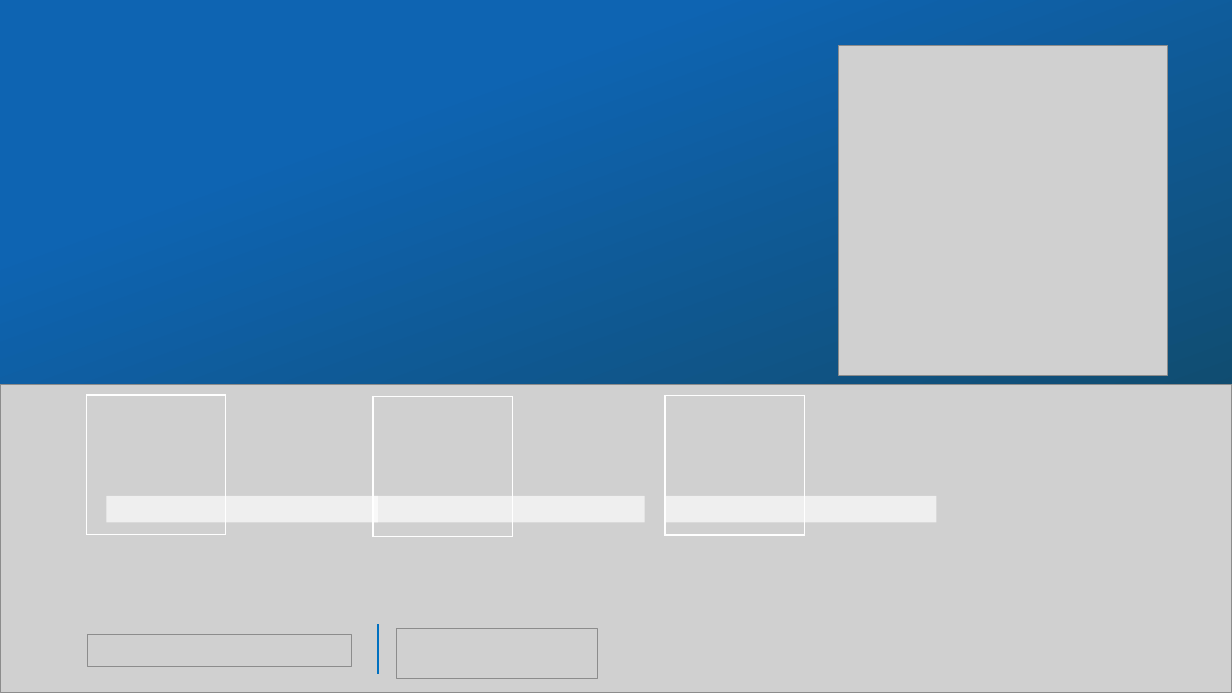
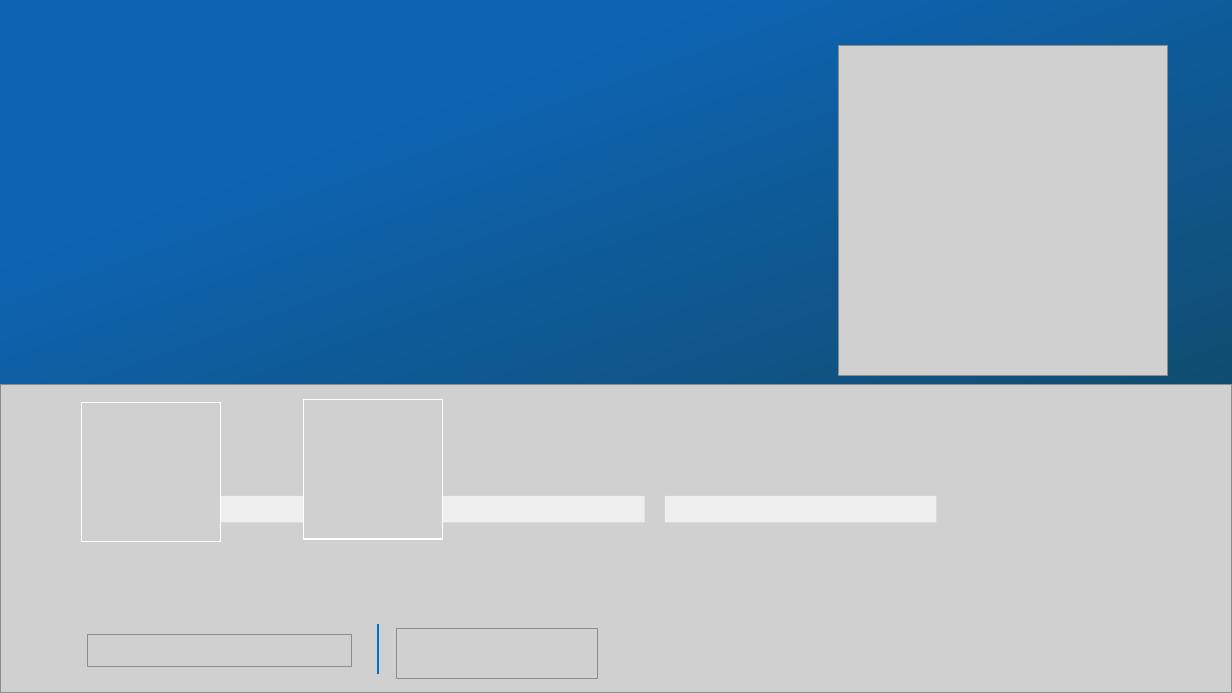
Before and after one commit to shahriteshj/InsurancePortal, a slide deck: slide 1 of Material/JP-Project-Presentation-Template.pptx. Drawn at 1232x693 pixels with LibreOffice and Linux fonts; fonts in the diff are those of the drawing; grey boxes stand for pictures. Boxes give left, top, right and bottom in pixels: in the first picture for what was removed or moved away, otherwise in the second. Text is boxed around its words. In the diff, an @@ line names an element or a change of style, - is before the commit and + after.

```diff
--- a/Material/JP-Project-Presentation-Template.pptx
+++ b/Material/JP-Project-Presentation-Template.pptx
@@ picture: place and size @@
-picture at (86, 395, 226, 534)
+picture at (81, 402, 221, 542)
@@ picture added at (303, 399, 443, 539) @@
@@ picture removed at (373, 396, 513, 536) @@
@@ picture removed at (665, 396, 805, 535) @@
```
Also in this commit, not shown: 5 other slides changed, 1 slide removed, 3 other files.
